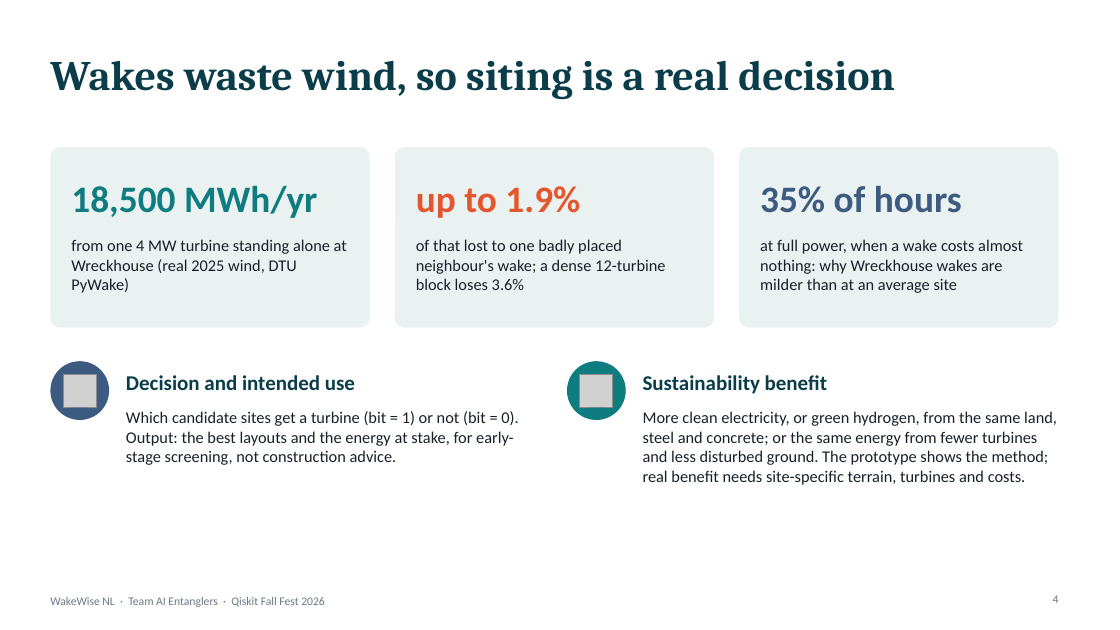
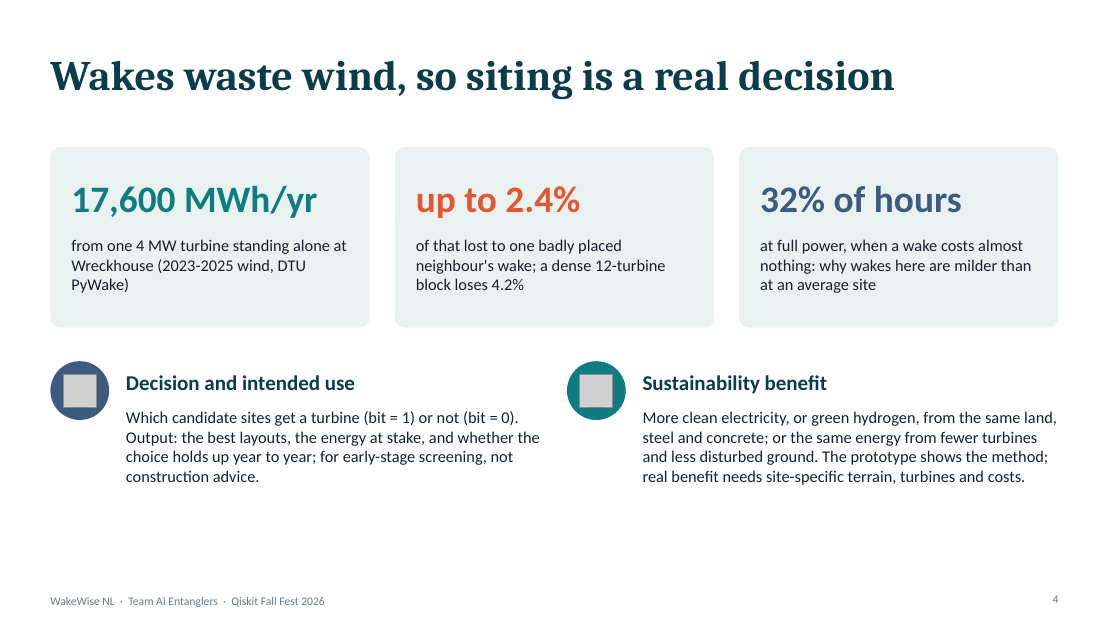
Before and after one commit to mrw-soumik/Qiskit-AI-Entanglers-, a slide deck: slide 4 of slides/WakeWise_NL_AI_Entanglers.pptx. Drawn at 1120x630 pixels with LibreOffice and Linux fonts; fonts in the diff are those of the drawing; grey boxes stand for pictures. Boxes give left, top, right and bottom in pixels: in the first picture for what was removed or moved away, otherwise in the second. Text is boxed around its words. In the diff, an @@ line names an element or a change of style, - is before the commit and + after.

```diff
--- a/slides/WakeWise_NL_AI_Entanglers.pptx
+++ b/slides/WakeWise_NL_AI_Entanglers.pptx
@@ text at [71,185,317,218]: text changed @@
-18,500 MWh/yr
+17,600 MWh/yr
@@ text at [416,186,580,218]: text changed @@
-up to 1.9%
+up to 2.4%
@@ text at [760,186,962,213]: text changed @@
-35% of hours
+32% of hours
@@ text at [71,239,347,293]: text changed @@
-from one 4 MW turbine standing alone at Wreckhouse (real 2025 wind, DTU PyWake)
+from one 4 MW turbine standing alone at Wreckhouse (2023-2025 wind, DTU PyWake)
@@ text at [416,239,665,290]: text changed @@
-of that lost to one badly placed neighbour's wake; a dense 12-turbine block loses 3.6%
+of that lost to one badly placed neighbour's wake; a dense 12-turbine block loses 4.2%
@@ text at [760,239,1031,293]: text changed @@
-at full power, when a wake costs almost nothing: why Wreckhouse wakes are milder than at an average site
+at full power, when a wake costs almost nothing: why wakes here are milder than at an average site
@@ text at [126,411,540,482]: text changed @@
-Which candidate sites get a turbine (bit = 1) or not (bit = 0). Output: the best layouts and the energy at stake, for early-stage screening, not construction advice.
+Which candidate sites get a turbine (bit = 1) or not (bit = 0). Output: the best layouts, the energy at stake, and whether the choice holds up year to year; for early-stage screening, not construction advice.
```
Also in this commit, not shown: 11 other slides changed, 1 slide added, 28 other files.
